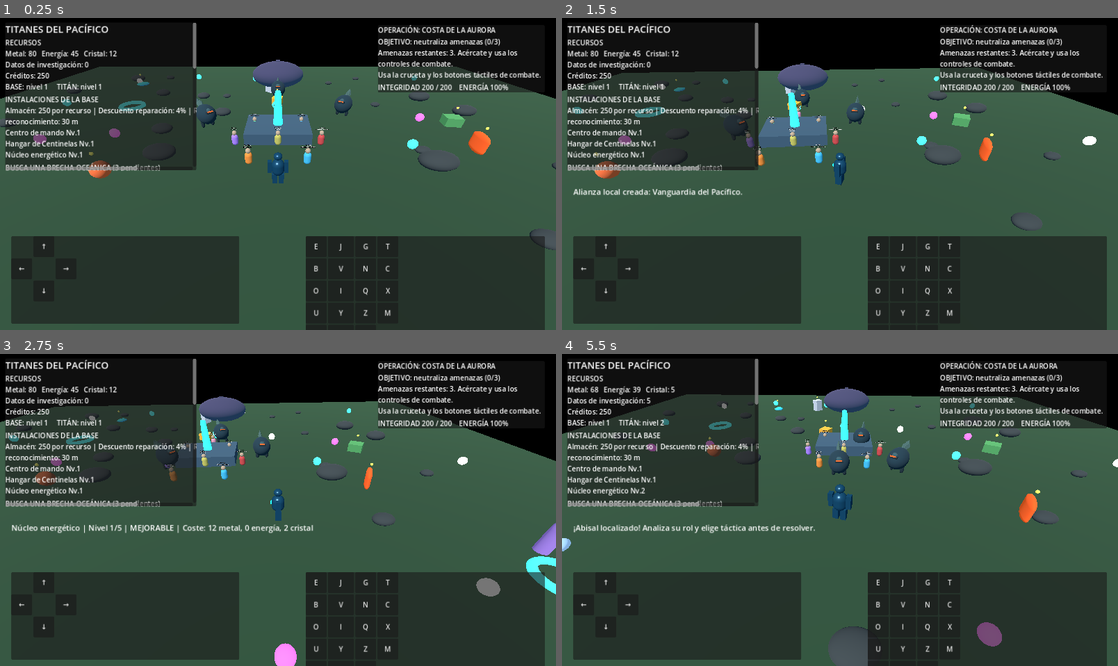
Above: before the commit, frames 1-4 (two rows, left to right).
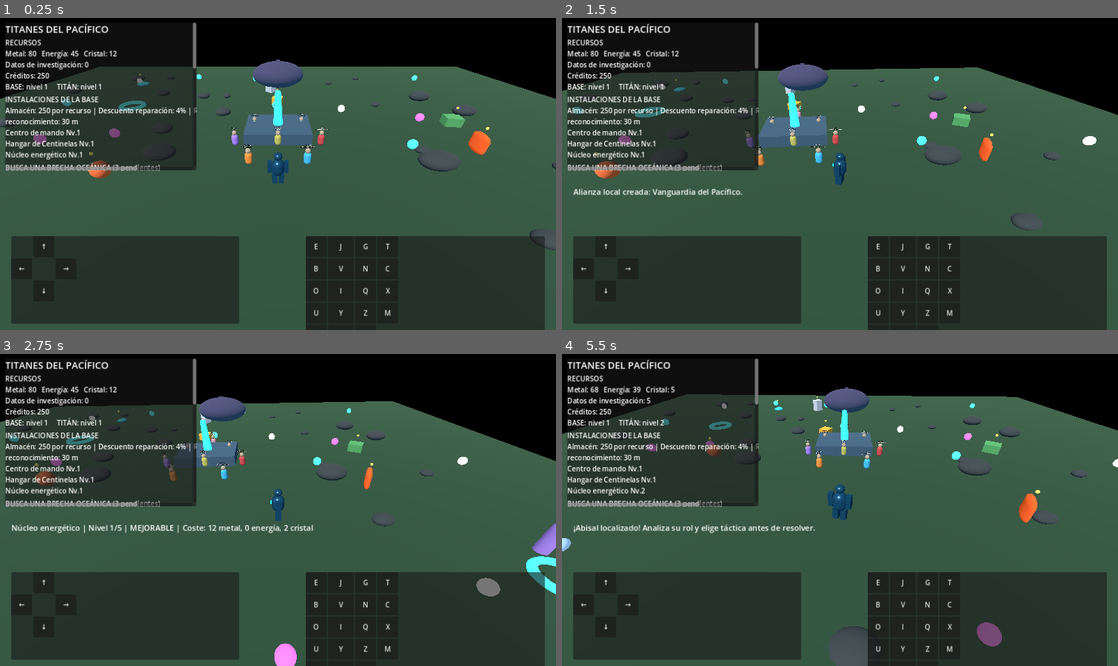
Above: after the commit, the same moments.

Repository: edwjacpinros2012-dev/Titanes-del-Pac-fico-
Game: Godot game, scene res://scenes/main.tscn
The game is run twice, just before and just after one commit, with the same random seed, the same clock (stepped at 60 frames per second) and the same inputs.
Inputs (mouse positions are in pixels of both pictures, inside the frame that each line leads up to):
- Up to frame 1 (0.25 s): no input
- Up to frame 2 (1.5 s): tap Enter at 0.5 s; move the mouse to (962, 158) at 0.52 s; hold D (move_right) 0.53-1.28 s; hold P (alliance_create) 0.53-1.28 s; click (962, 158) at 0.67 s; move the mouse to (728, 189) at 1.27 s; hold S (move_back) from 1.28 s (still down); tap K (alliance_join) at 1.35 s
- Up to frame 3 (2.75 s): move the mouse to (333, 441) at 2.02 s; release S (move_back) at 2.03 s; hold D (move_right) from 2.03 s (still down); hold V (base_select_next) from 2.03 s (still down)
- Up to frame 4 (5.5 s): move the mouse to (812, 572) at 2.77 s; release D (move_right) at 2.78 s; release V (base_select_next) at 2.78 s; hold N (base_upgrade_selected) 2.78-3.53 s; tap E (collect) at 2.85 s; click (812, 572) at 2.92 s; move the mouse to (1006, 556) at 3.52 s; hold T (evolve_titan) 3.53-4.28 s; hold A (move_left) 3.53-5.03 s; move the mouse to (673, 463) at 4.27 s; tap M (expedition_toggle) at 4.35 s; move the mouse to (867, 510) at 5.02 s; hold S (move_back) from 5.03 s (still down); hold J (kaiju_engage) from 5.03 s (still down); click (867, 510) at 5.17 s

The runs differ from the first frame. In frame 1, 3.2% of the frame differs, in the area x 35-98%, y 2-36%; in frame 2, 2.7%; in frame 3, 2.6%; in frame 4, 3.6%, in the area x 47-98%, y 2-39%.
Error after the commit: Parse Error: Identifier "MISSION_ID" not declared in the current scope. (res://scripts/combat/field_combat_director.gd:64)

Commit message:
Add persistent mission completion and retry flow

Diff:
--- a/scripts/combat/field_combat_director.gd
+++ b/scripts/combat/field_combat_director.gd
@@ -13,6 +13,7 @@
 var mission_finished := false
 var hud_label: Label
 var health_label: Label
+var retry_button: Button
 var save_timer := 0.0
 var mission_started := false
 
@@ -55,8 +56,17 @@
 	column.add_child(hud_label)
 	health_label = Label.new()
 	column.add_child(health_label)
-	mission_started = true
-	_spawn_initial_wave()
+	retry_button = Button.new()
+	retry_button.text = "REINTENTAR OPERACIÓN"
+	retry_button.visible = false
+	retry_button.pressed.connect(_restart_mission)
+	column.add_child(retry_button)
+	if MISSION_ID in GlobalState.completed_missions:
+		mission_finished = true
+		status_text = "Operación completada anteriormente. Tu progreso está guardado."
+	else:
+		mission_started = true
+		_spawn_initial_wave()
 	_update_hud()
 
 func _spawn_initial_wave() -> void:
@@ -77,6 +87,8 @@
 		GlobalState.add_resource(str(resource_id), int(reward[resource_id]))
 	if defeated_count >= REQUIRED_DEFEATS:
 		mission_finished = true
+		if MISSION_ID not in GlobalState.completed_missions:
+			GlobalState.completed_missions.append(MISSION_ID)
 		for resource_id in COMPLETION_REWARD:
 			GlobalState.add_resource(str(resource_id), int(COMPLETION_REWARD[resource_id]))
 		SaveSystem.save_game(GlobalState)
@@ -90,8 +102,26 @@
 func _on_health_changed(current: float, maximum: float) -> void:
 	if health_label:
 		health_label.text = "INTEGRIDAD %d / %d    ENERGÍA %d%%" % [roundi(current), roundi(maximum), roundi(player.energy)]
-	if current <= 0.0:
-		status_text = "TITÁN INCAPACITADO — reinicia la misión para volver a desplegar."
+	if current <= 0.0 and not mission_finished:
+		status_text = "TITÁN INCAPACITADO — puedes reintentar la operación."
+		if retry_button:
+			retry_button.visible = true
+	_update_hud()
+
+func _restart_mission() -> void:
+	if mission_finished or not is_instance_valid(player):
+		return
+	for kaiju in get_tree().get_nodes_in_group("field_kaiju"):
+		if is_instance_valid(kaiju):
+			kaiju.queue_free()
+	defeated_count = 0
+	status_text = "Nueva tentativa iniciada. Completa los objetivos y vuelve a la base."
+	if player.has_method("restore_health"):
+		player.restore_health(float(player.get("max_health")))
+	if retry_button:
+		retry_button.visible = false
+	mission_started = true
+	_spawn_initial_wave()
 	_update_hud()
 
 func _update_hud() -> void:
@@ -107,5 +137,7 @@
 	if OS.has_feature("mobile") or DisplayServer.is_touchscreen_available():
 		controls = "Usa la cruceta y los botones táctiles de combate."
 	hud_label.text = objective + "\n" + (status_text if not status_text.is_empty() else "Amenazas restantes: %d. Acércate y usa los controles de combate." % remaining) + "\n" + controls
+	if retry_button:
+		retry_button.visible = player != null and player.is_defeated and not mission_finished
 	if health_label and player != null:
 		health_label.text = "INTEGRIDAD %d / %d    ENERGÍA %d%%" % [roundi(player.health), roundi(player.max_health), roundi(player.energy)]
